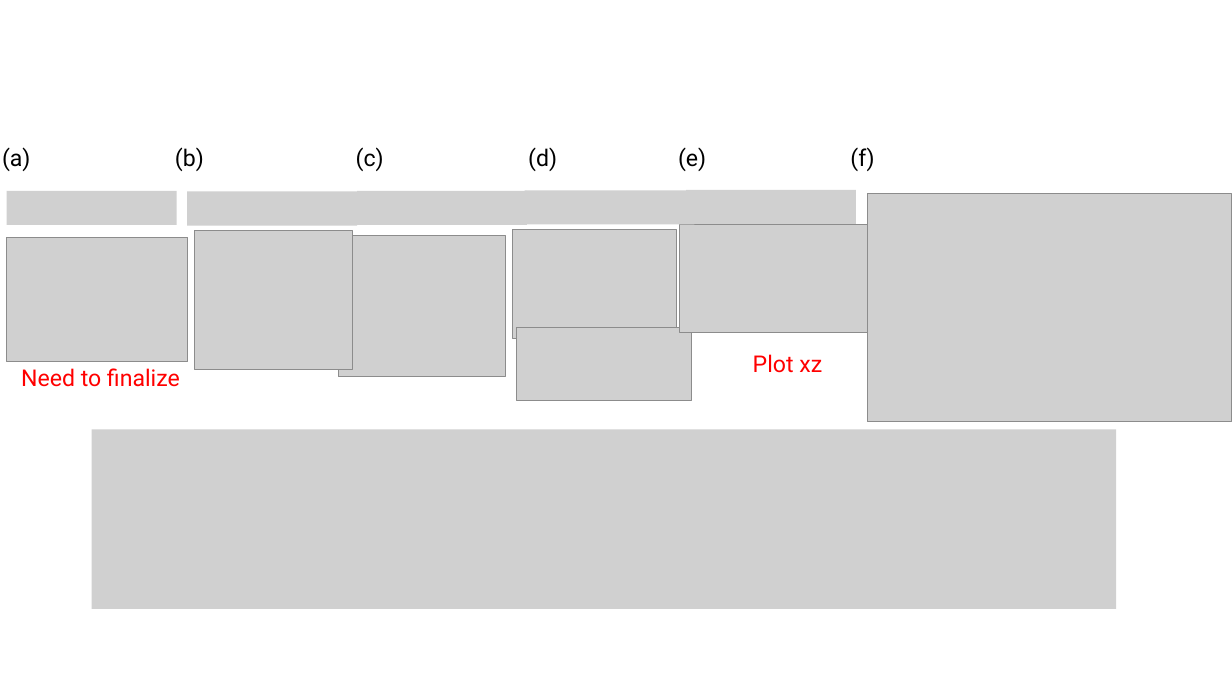
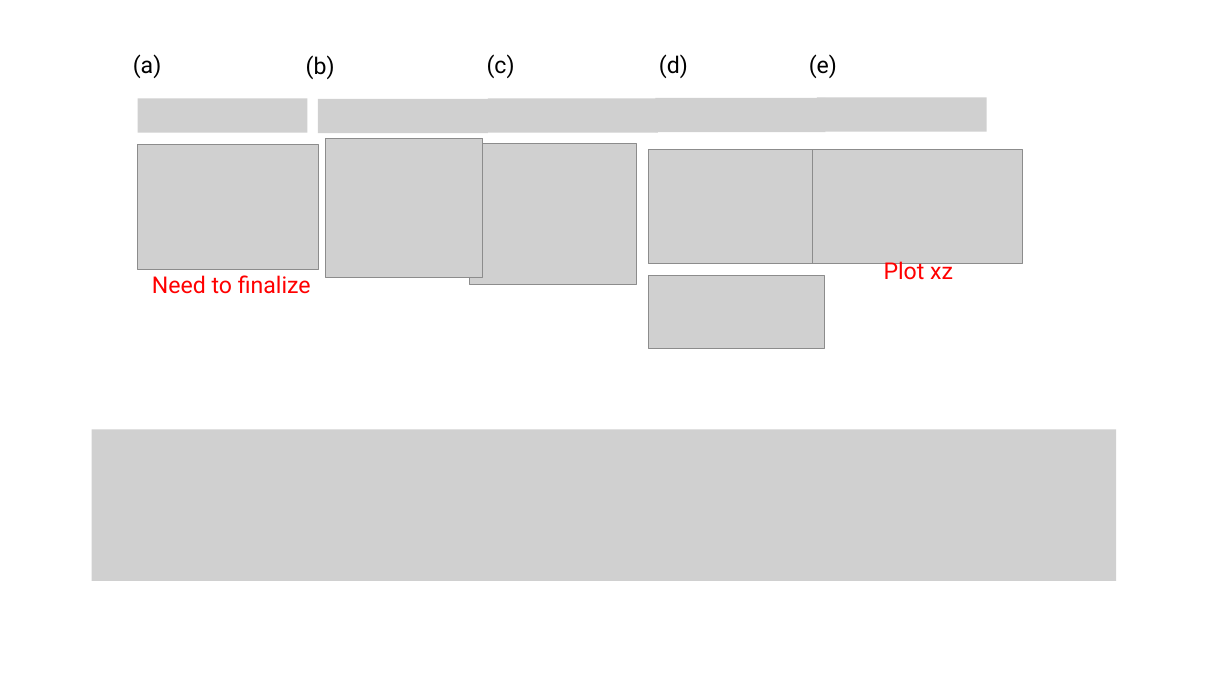
Before and after one commit to tyokokur/presentations, a slide deck: slide 3 of SYSG3_paper.pptx. Drawn at 1232x693 pixels with LibreOffice and Linux fonts; fonts in the diff are those of the drawing; grey boxes stand for pictures. Boxes give left, top, right and bottom in pixels: in the first picture for what was removed or moved away, otherwise in the second. Text is boxed around its words. In the diff, an @@ line names an element or a change of style, - is before the commit and + after.

```diff
--- a/SYSG3_paper.pptx
+++ b/SYSG3_paper.pptx
@@ 7 texts, 2 pictures: place and size @@
-7 texts, 2 pictures at (2,147,822,387)
+7 texts, 2 pictures at (133,54,953,294)
@@ picture added at (138,99,308,133) @@
@@ picture added at (318,99,488,133) @@
@@ picture added at (488,99,658,133) @@
@@ picture added at (655,98,825,132) @@
@@ picture added at (817,97,987,131) @@
@@ picture: place and size @@
-picture at (195,230,353,370)
+picture at (325,138,483,277)
@@ text removed at (850,147,874,171) @@
-(f)
@@ picture: place and size @@
-picture at (513,230,677,339)
+picture at (648,150,820,264)
@@ picture: place and size @@
-picture at (680,225,881,333)
+picture at (812,150,1023,263)
@@ picture removed at (6,191,177,226) @@
@@ picture removed at (188,191,358,226) @@
@@ picture removed at (357,191,527,226) @@
@@ picture removed at (525,190,695,225) @@
@@ picture removed at (686,189,856,224) @@
@@ picture removed at (867,194,1232,422) @@
@@ picture: place and size @@
-picture at (517,328,692,400)
+picture at (649,275,824,348)
@@ picture: place and size @@
-picture at (91,430,1116,609)
+picture at (91,430,1116,581)
```
Also in this commit, not shown: 1 other slide changed, 2 slides added, 1 slide removed.
